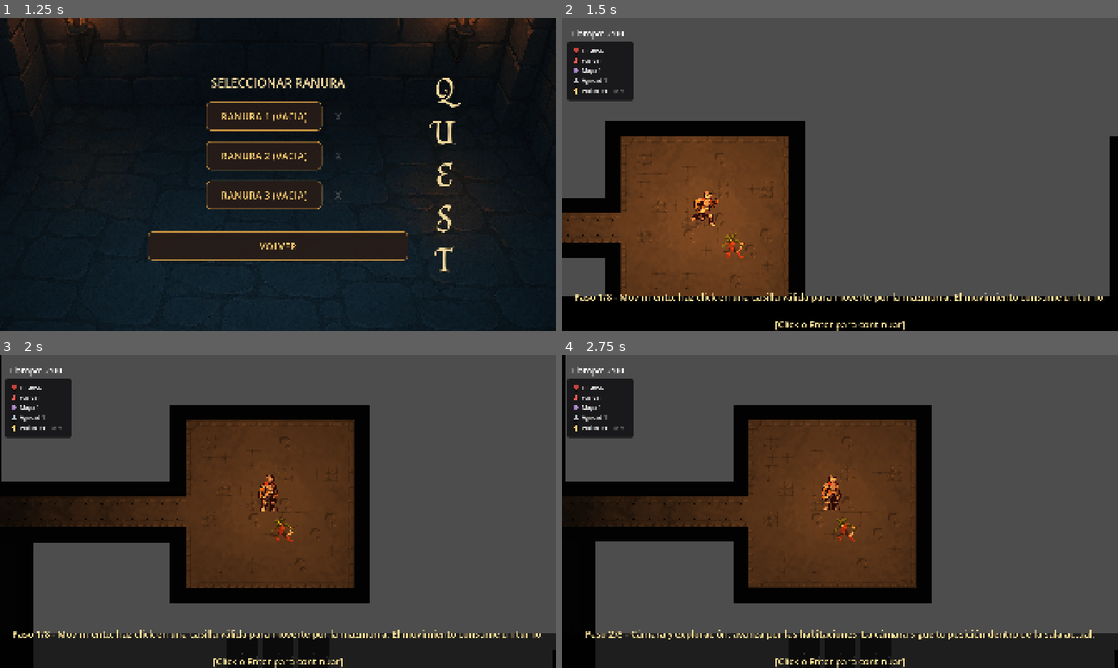
Above: before the commit, frames 1-4 (two rows, left to right).
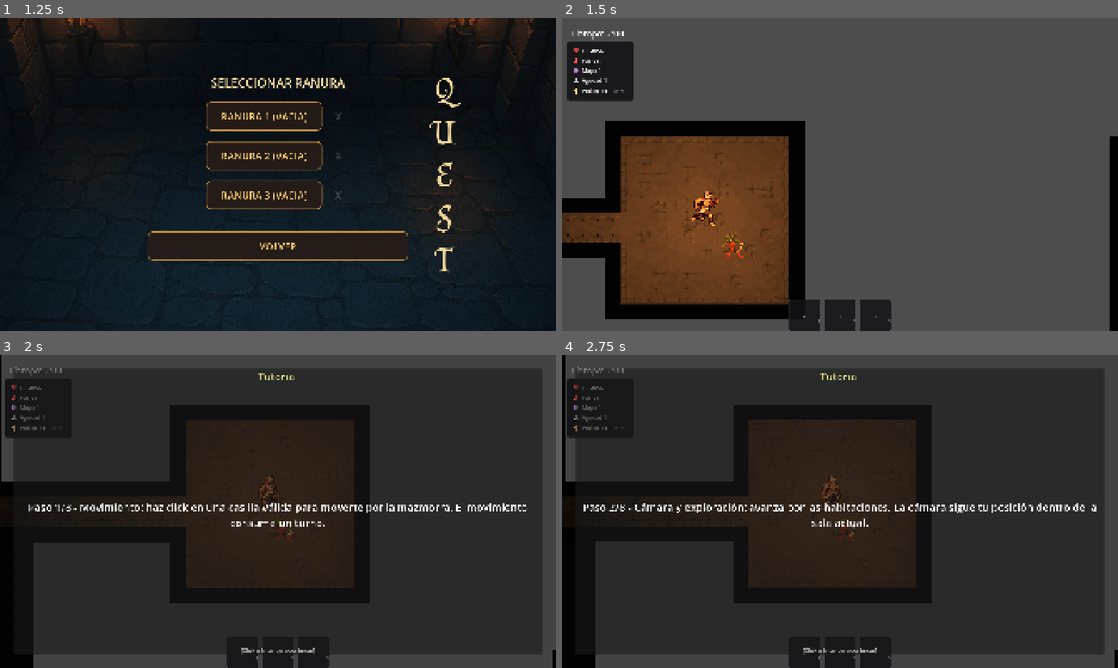
Above: after the commit, the same moments.

Repository: fedemuntaabski/Quest
Game: Godot game, scene res://scenes/MainMenu.tscn
Same seed, same stepped clock (60 frames per second), same inputs: the game is played once before the commit and once after it.
Inputs (mouse positions are in pixels of both pictures, inside the frame that each line leads up to):
- Up to frame 1 (1.25 s): click "INICIO" at 0.5 s
- Up to frame 2 (1.5 s): click "RANURA 1 (VACIA)" at 1.25 s
- Up to frame 3 (2 s): no input
- Up to frame 4 (2.75 s): tap O at 2 s; drag from (806, 652) to (834, 505) at 2.02 s

Frame 1 is identical in both runs. In frame 2, 9.2% of the frame differs, in the area x 0-99%, y 87-100%; in frame 3, 71%; in frame 4, 71%, in the area x 2-100%, y 4-100%.

Commit message:
tutorial refactor

Diff:
--- a/scenes/TutorialLayer.tscn
+++ b/scenes/TutorialLayer.tscn
@@ -5,15 +5,13 @@
 [node name="TutorialLayer" type="CanvasLayer" unique_id=987654321]
 script = ExtResource("1_tut_script")
 
-[node name="ColorRect" type="ColorRect" parent="." unique_id=123456789]
-anchors_preset = 12
-anchor_top = 1.0
+[node name="Dimer" type="ColorRect" parent="." unique_id=123456789]
+anchors_preset = 15
 anchor_right = 1.0
 anchor_bottom = 1.0
-offset_top = -120.0
 grow_horizontal = 2
-grow_vertical = 0
-color = Color(0, 0, 0, 1)
+grow_vertical = 2
+color = Color(0, 0, 0, 0.35)
 
 [node name="Label" type="Label" parent="." unique_id=987654320]
 anchors_preset = 12
@@ -27,3 +25,56 @@
 theme_override_font_sizes/font_size = 32
 horizontal_alignment = 1
 vertical_alignment = 1
+
+[node name="RootControl" type="Control" parent="." unique_id=1073227087]
+layout_mode = 3
+anchors_preset = 15
+anchor_right = 1.0
+anchor_bottom = 1.0
+grow_horizontal = 2
+grow_vertical = 2
+size_flags_vertical = 3
+
+[node name="MarginContainer" type="MarginContainer" parent="RootControl" unique_id=806912432]
+layout_mode = 1
+anchors_preset = 15
+anchor_right = 1.0
+anchor_bottom = 1.0
+grow_horizontal = 2
+grow_vertical = 2
+theme_override_constants/margin_left = 48
+theme_override_constants/margin_top = 48
+theme_override_constants/margin_right = 48
+theme_override_constants/margin_bottom = 48
+
+[node name="TutorialPanel" type="PanelContainer" parent="RootControl/MarginContainer" unique_id=903403261]
+layout_mode = 2
+
+[node name="Content" type="VBoxContainer" parent="RootControl/MarginContainer/TutorialPanel" unique_id=76425899]
+layout_mode = 2
+theme_override_constants/separation = 12
+
+[node name="TitleLabel" type="Label" parent="RootControl/MarginContainer/TutorialPanel/Content" unique_id=1777388199]
+layout_mode = 2
+theme_override_colors/font_color = Color(1, 9, 0.6, 1)
+theme_override_font_sizes/font_size = 36
+text = "Titulo
+"
+horizontal_alignment = 1
+
+[node name="BodyLabel" type="Label" parent="RootControl/MarginContainer/TutorialPanel/Content" unique_id=127958407]
+layout_mode = 2
+size_flags_vertical = 3
+theme_override_font_sizes/font_size = 36
+text = "Texto del tutorial
+"
+horizontal_alignment = 1
+vertical_alignment = 1
+autowrap_mode = 3
+
+[node name="HintLabel" type="Label" parent="RootControl/MarginContainer/TutorialPanel/Content" unique_id=964028058]
+layout_mode = 2
+theme_override_colors/font_color = Color(0.8, 0.8, 0.8, 1)
+theme_override_font_sizes/font_size = 18
+text = "[Click o Enter para continuar]"
+horizontal_alignment = 1
--- a/scripts/ui/overlays/TutorialLayer.gd
+++ b/scripts/ui/overlays/TutorialLayer.gd
@@ -24,18 +24,35 @@
 
 
 # =====================================================
-# CONFIG STEPS (DATA-DRIVEN)
+# CONFIG STEPS
 # =====================================================
 
 var steps: Array[TutorialStep] = [
-	TutorialStep.new("Paso 1/8 - Movimiento: haz click en una casilla válida para moverte por la mazmorra. El movimiento consume un turno.", true),
-	TutorialStep.new("Paso 2/8 - Cámara y exploración: avanza por las habitaciones. La cámara sigue tu posición dentro de la sala actual."),
-	TutorialStep.new("Paso 3/8 - Combate básico: acércate a un enemigo y haz click cuando estés en rango."),
-	TutorialStep.new("Paso 4/8 - Sistema de cartas: usa teclas 1, 2 y 3 para cambiar carta activa."),
-	TutorialStep.new("Paso 5/8 - Estados: efectos como stun, bleed, burn o poison alteran el combate."),
-	TutorialStep.new("Paso 6/8 - Recursos: los enemigos pueden soltar oro para mejoras."),
-	TutorialStep.new("Paso 7/8 - HUD: vida, stats y estados visibles siempre en interfaz superior."),
-	TutorialStep.new("Paso 8/8 - Progresión: limpia habitaciones para avanzar al jefe final.")
+	TutorialStep.new(
+		"Paso 1/8 - Movimiento: haz click en una casilla válida para moverte por la mazmorra. El movimiento consume un turno.",
+		true
+	),
+	TutorialStep.new(
+		"Paso 2/8 - Cámara y exploración: avanza por las habitaciones. La cámara sigue tu posición dentro de la sala actual."
+	),
+	TutorialStep.new(
+		"Paso 3/8 - Combate básico: acércate a un enemigo y haz click cuando estés en rango."
+	),
+	TutorialStep.new(
+		"Paso 4/8 - Sistema de cartas: usa teclas 1, 2 y 3 para cambiar carta activa."
+	),
+	TutorialStep.new(
+		"Paso 5/8 - Estados: efectos como stun, bleed, burn o poison alteran el combate."
+	),
+	TutorialStep.new(
+		"Paso 6/8 - Recursos: los enemigos pueden soltar oro para mejoras."
+	),
+	TutorialStep.new(
+		"Paso 7/8 - HUD: vida, stats y estados visibles siempre en interfaz superior."
+	),
+	TutorialStep.new(
+		"Paso 8/8 - Progresión: limpia habitaciones para avanzar al jefe final."
+	)
 ]
 
 # =====================================================
@@ -53,19 +70,26 @@
 var step_index: int = 0
 
 var dungeon_generator: DungeonGenerator = null
+var tween: Tween
 
 # =====================================================
 # UI REFS
 # =====================================================
 
-@onready var label: Label = $Label
-@onready var bg: ColorRect = $ColorRect
-
-# =====================================================
-# TWEEN
-# =====================================================
-
-var tween: Tween
+@onready var dimmer: ColorRect = $Dimer
+
+@onready var tutorial_panel: PanelContainer = \
+	$RootControl/MarginContainer/TutorialPanel
+
+@onready var title_label: Label = \
+	$RootControl/MarginContainer/TutorialPanel/Content/TitleLabel
+
+@onready var body_label: Label = \
+	$RootControl/MarginContainer/TutorialPanel/Content/BodyLabel
+
+@onready var hint_label: Label = \
+	$RootControl/MarginContainer/TutorialPanel/Content/HintLabel
+
 
 # =====================================================
 # SETUP
@@ -74,8 +98,12 @@
 func setup(dg: DungeonGenerator) -> void:
 	dungeon_generator = dg
 
-	if dungeon_generator and not dungeon_generator.room_cleared.is_connected(_on_room_cleared):
-		dungeon_generator.room_cleared.connect(_on_room_cleared)
+	if dungeon_generator \
+	and not dungeon_generator.room_cleared.is_connected(_on_room_cleared):
+
+		dungeon_generator.room_cleared.connect(
+			_on_room_cleared
+		)
 
 
 # =====================================================
@@ -88,6 +116,7 @@
 	visible = false
 
 	var save_mgr = ManagerLocator.get_save_manager()
+
 	if save_mgr and save_mgr.first_time_player:
 		call_deferred("_start_tutorial")
 	else:
@@ -99,10 +128,17 @@
 # =====================================================
 
 func _input(event: InputEvent) -> void:
+
 	if state != State.SHOWING:
 		return
 
-	if event.is_action_pressed("ui_accept") or (event is InputEventMouseButton and event.pressed):
+	if event.is_action_pressed("ui_accept"):
+		advance_step()
+		return
+
+	if event is InputEventMouseButton \
+	and event.pressed:
+
 		advance_step()
 
 
@@ -115,17 +151,22 @@
 	visible = true
 
 	tutorial_started.emit()
+
 	show_step()
 
 
 func show_step() -> void:
+
 	if step_index >= steps.size():
 		finish_tutorial()
 		return
 
 	var step := steps[step_index]
 
-	label.text = step.text + "\n\n[Click o Enter para continuar]"
+	title_label.text = "Tutorial"
+	body_label.text = step.text
+	hint_label.text = "[Click o Enter para continuar]"
+
 	play_fade_in()
 
 
@@ -134,16 +175,20 @@
 # =====================================================
 
 func advance_step() -> void:
+
 	if state != State.SHOWING:
 		return
 
 	state = State.TRANSITIONING
+
 	play_fade_out()
 
 	await tween.finished
 
 	step_index += 1
+
 	state = State.SHOWING
+
 	show_step()
 
 
@@ -152,25 +197,52 @@
 # =====================================================
 
 func play_fade_in() -> void:
+
 	if tween:
 		tween.kill()
 
 	tween = create_tween().set_parallel(true)
 	tween.set_pause_mode(Tween.TWEEN_PAUSE_PROCESS)
 
-	tween.tween_property(label, "modulate:a", 1.0, 0.25).from(0.0)
-	tween.tween_property(bg, "modulate:a", 0.6, 0.25).from(0.0)
+	tutorial_panel.modulate.a = 0.0
+	dimmer.modulate.a = 0.0
+
+	tween.tween_property(
+		tutorial_panel,
+		"modulate:a",
+		1.0,
+		0.25
+	)
+
+	tween.tween_property(
+		dimmer,
+		"modulate:a",
+		0.35,
+		0.25
+	)
 
 
 func play_fade_out() -> void:
+
 	if tween:
 		tween.kill()
 
 	tween = create_tween().set_parallel(true)
 	tween.set_pause_mode(Tween.TWEEN_PAUSE_PROCESS)
 
-	tween.tween_property(label, "modulate:a", 0.0, 0.2)
-	tween.tween_property(bg, "modulate:a", 0.0, 0.2)
+	tween.tween_property(
+		tutorial_panel,
+		"modulate:a",
+		0.0,
+		0.20
+	)
+
+	tween.tween_property(
+		dimmer,
+		"modulate:a",
+		0.0,
+		0.20
+	)
 
 
 # =====================================================
@@ -178,7 +250,6 @@
 # =====================================================
 
 func _on_room_cleared(_room_id: int) -> void:
-	# El tutorial puede decidir abortar según diseño
 	finish_tutorial()
 
 
@@ -187,12 +258,18 @@
 # =====================================================
 
 func finish_tutorial() -> void:
+
+	if state == State.FINISHED:
+		return
+
 	state = State.FINISHED
+
 	visible = false
 
 	tutorial_finished.emit()
 
 	var save_mgr = ManagerLocator.get_save_manager()
+
 	if save_mgr:
 		save_mgr.first_time_player = false
 		save_mgr.save_game()
